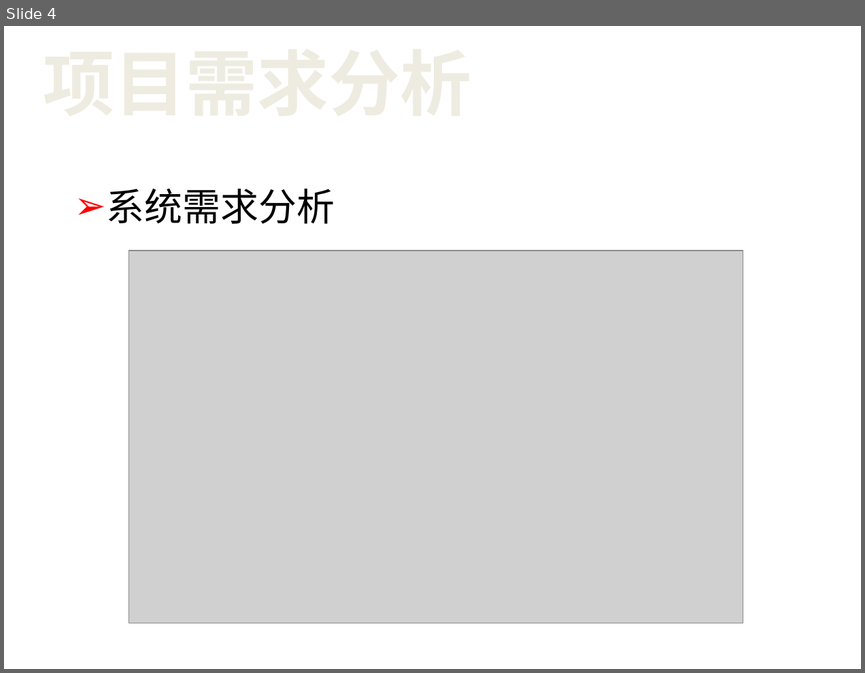
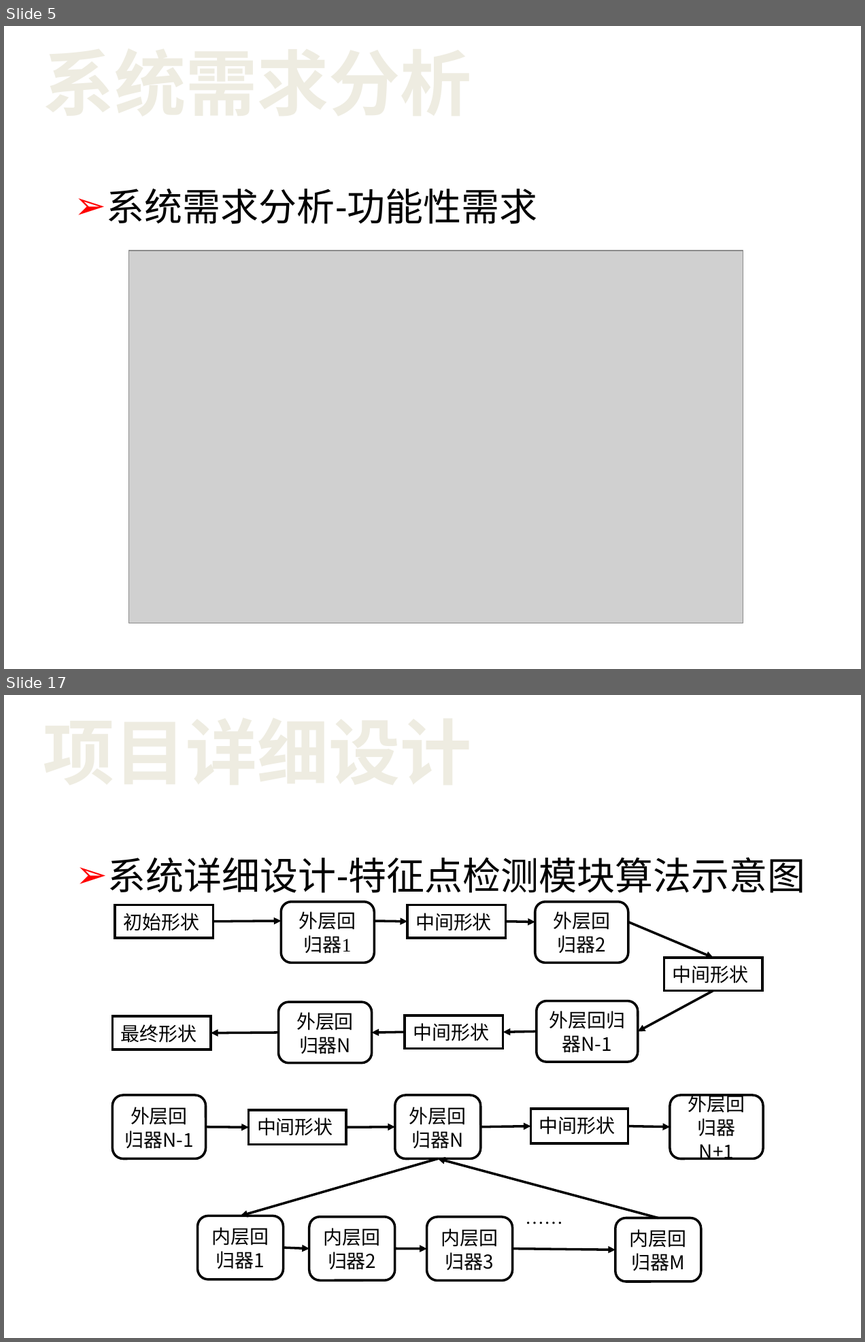
Before and after one commit to netbeen/BiyePaper, a slide deck: 答辩PPT.ppt. Shown one above the other, each under a label of ours: slide 4 before the commit, slides 5 and 17 after it; the slides between them are not shown. The pictures are 865x673 and 865x1342 pixels, drawn with LibreOffice and Linux fonts; fonts in the diff are those of the drawing; grey boxes stand for pictures; background and template pictures are left out. Boxes give left, top, right and bottom in pixels: in the first picture for what was removed or moved away, otherwise in the second. Text is boxed around its words. In the diff, an @@ line names an element or a change of style, - is before the commit and + after.

```diff
--- a/答辩PPT.ppt
+++ b/答辩PPT.ppt
@@ slide 17 added at [4,695,861,1338], background picture (left out) @@
@@ title added at [21,707,494,794], 60 pt, text #EEECE1, bold @@
+项目详细设计
@@ text added at [108,857,806,893], 32 pt, text #000000 @@
+➢ 系统详细设计-特征点检测模块算法示意图
@@ group added at [113,902,762,1063]: 8 arrows, 5 rectangles, 4 rounded rectangles @@
+外层回归器1
+初始形状
+中间形状
+外层回归器2
+中间形状
+外层回归器N-1
+中间形状
+外层回归器N
+最终形状
@@ group added at [113,1095,763,1281]: 9 arrows, 7 rounded rectangles, 2 rectangles, 1 text @@
+……
+外层回归器N
+外层回归器N-1
+外层回归器N+1
+内层回归器1
+内层回归器M
+内层回归器3
+内层回归器2
+中间形状
+中间形状
@@ what was slide 4 is now slide 5 @@
@@ slide 5 changed as well @@
@@ title at [21,38,494,125]: text changed @@
-项目需求分析
+系统需求分析
@@ text at [107,189,538,224]: text changed @@
-➢ 系统需求分析
+➢ 系统需求分析-功能性需求
```
Also in this commit, not shown: 2 other slides changed, 29 other slides added, 1 slide removed, 7 other files.
